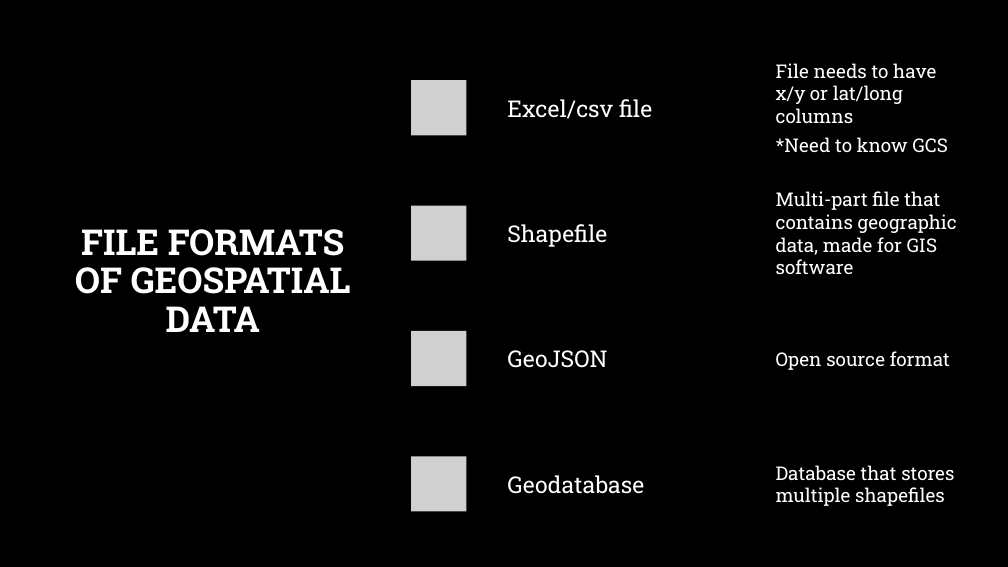
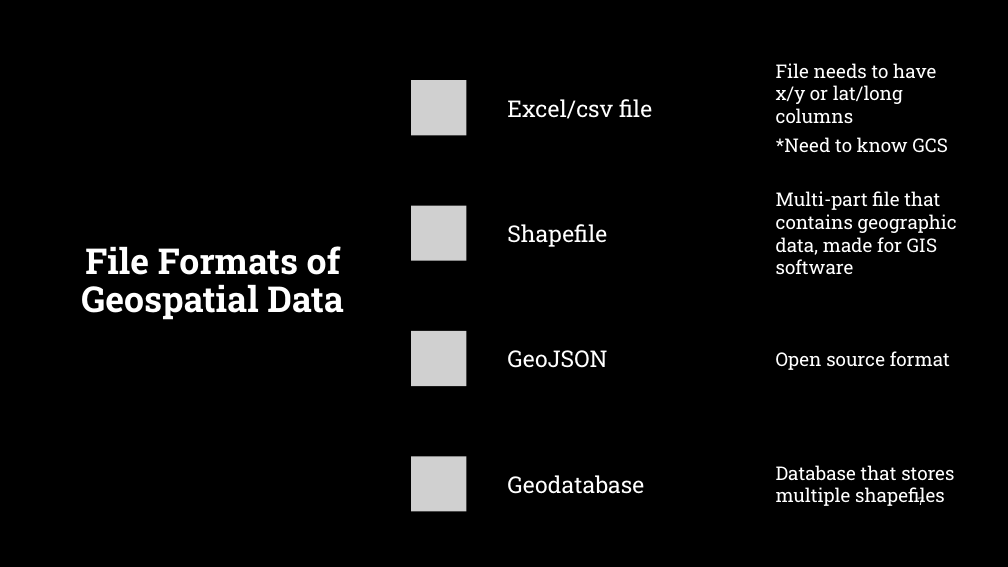
Before and after one commit to argunaw/r-ladies-mapping-tutorial, a slide deck: slide 7 of R Ladies Tutorial - Feb 2022 Meetup.pptx (slide 6 before the commit). Drawn at 1008x567 pixels with LibreOffice and Linux fonts; fonts in the diff are those of the drawing; grey boxes stand for pictures; background and template pictures are left out. Boxes give left, top, right and bottom in pixels: in the first picture for what was removed or moved away, otherwise in the second. Text is boxed around its words. In the diff, an @@ line names an element or a change of style, - is before the commit and + after.

```diff
--- a/R Ladies Tutorial - Feb 2022 Meetup.pptx
+++ b/R Ladies Tutorial - Feb 2022 Meetup.pptx
@@ text at [81,246,344,320]: text changed @@
-FILE FORMATS OF GEOSPATIAL DATA
+File Formats of Geospatial Data
```
Also in this commit, not shown: 14 other slides changed, 1 slide added.
